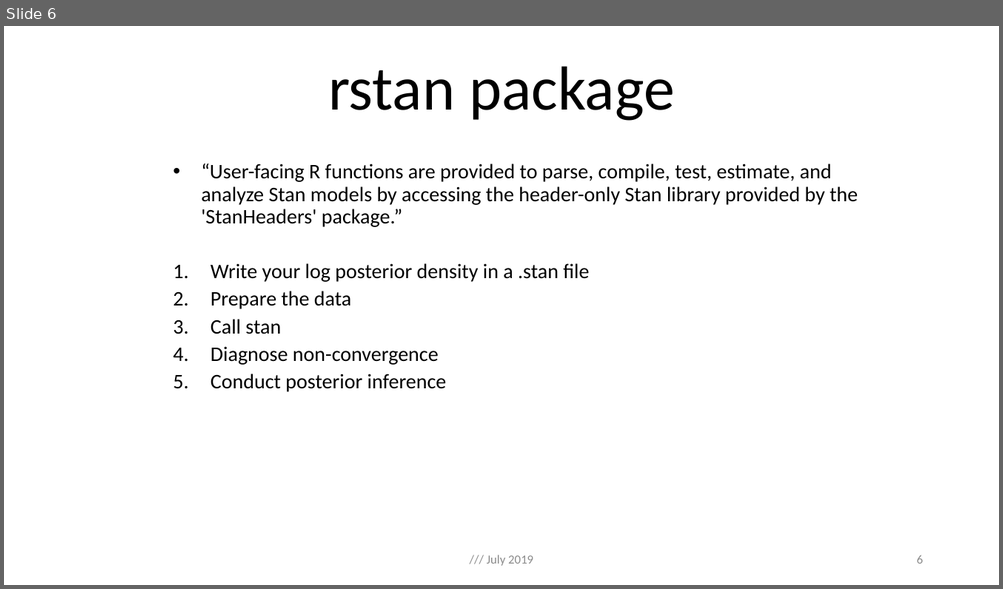
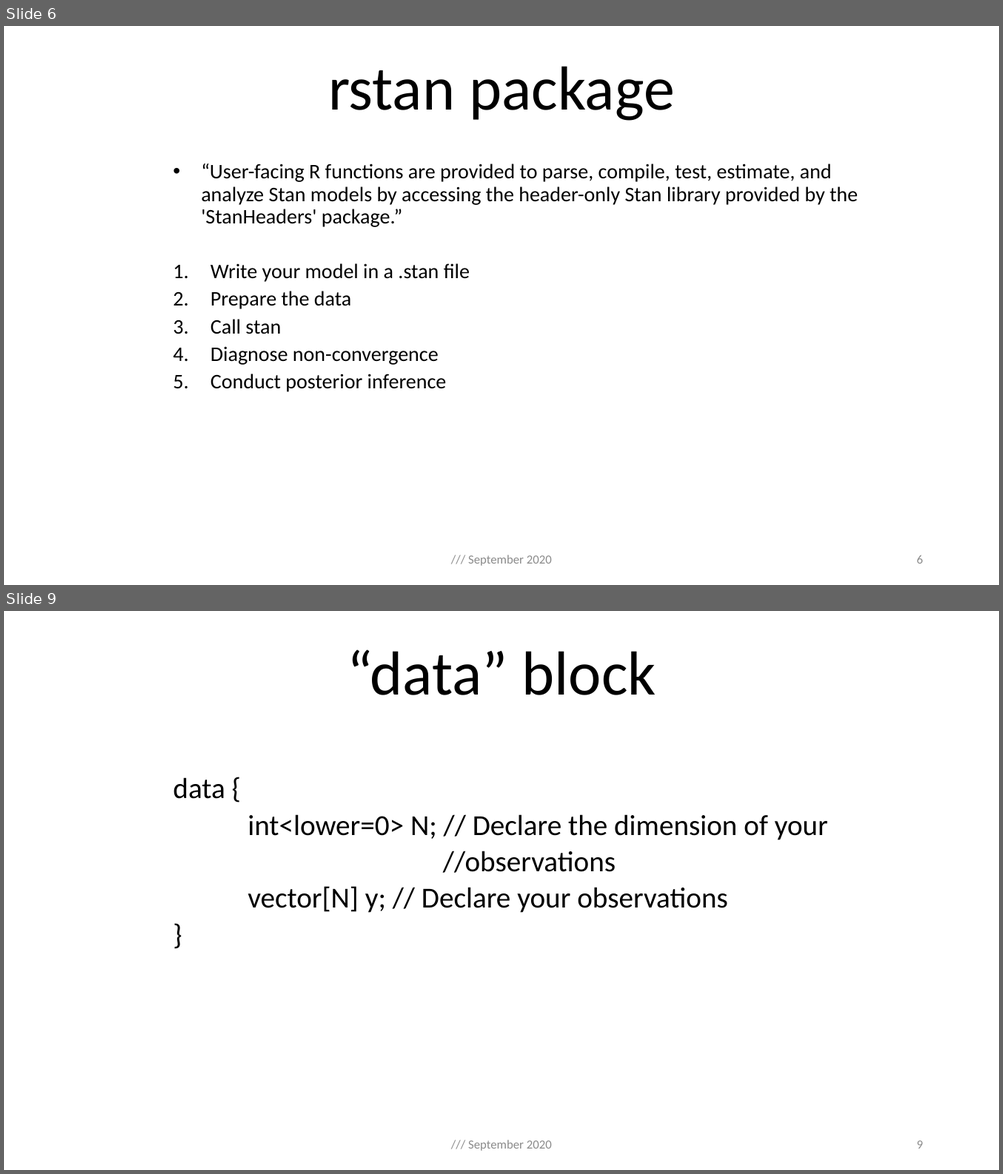
Before and after one commit to ilaga/RStan-Workshop, a slide deck: rstan_pp.pptx. Shown one above the other, each under a label of ours: slide 6 before the commit, slides 6 and 9 after it; the slides between them are not shown. The pictures are 1003x589 and 1003x1174 pixels, drawn with LibreOffice and Linux fonts; fonts in the diff are those of the drawing. Boxes give left, top, right and bottom in pixels: in the first picture for what was removed or moved away, otherwise in the second. Text is boxed around its words. In the diff, an @@ line names an element or a change of style, - is before the commit and + after.

```diff
--- a/rstan_pp.pptx
+++ b/rstan_pp.pptx
@@ slide 9 added at (4, 611, 999, 1170), background #FFFFFF @@
@@ title added at (347, 649, 656, 695), 60 pt, text #000000 @@
+“data” block
@@ subtitle added at (173, 777, 828, 913), 28 pt, text #000000 @@
+  data {
+  int<lower=0> N; // Declare the dimension of your
+  //observations
+  vector[N] y; // Declare your observations
+  }
@@ text added at (468, 1140, 552, 1151), 12 pt, text #8C8C8C @@
+/// September 2020
@@ page number added at (916, 1141, 922, 1149), 12 pt, text #8C8C8C @@
+9
@@ slide 6 changed as well @@
@@ subtitle at (210, 264, 469, 282): text changed @@
-  1. Write your log posterior density in a .stan file
+  1. Write your model in a .stan file
@@ text at (468, 555, 552, 566): text changed @@
-/// July 2019
+/// September 2020
```
Also in this commit, not shown: 10 other slides changed, 5 other slides added, 1 other file.
